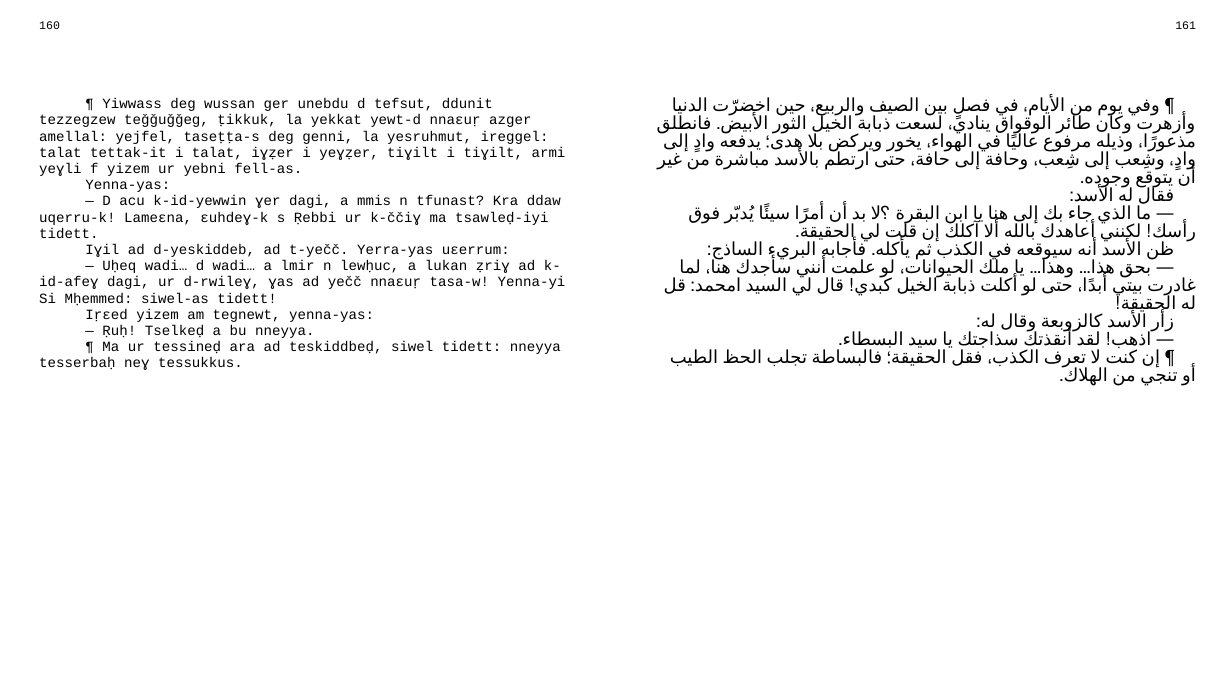
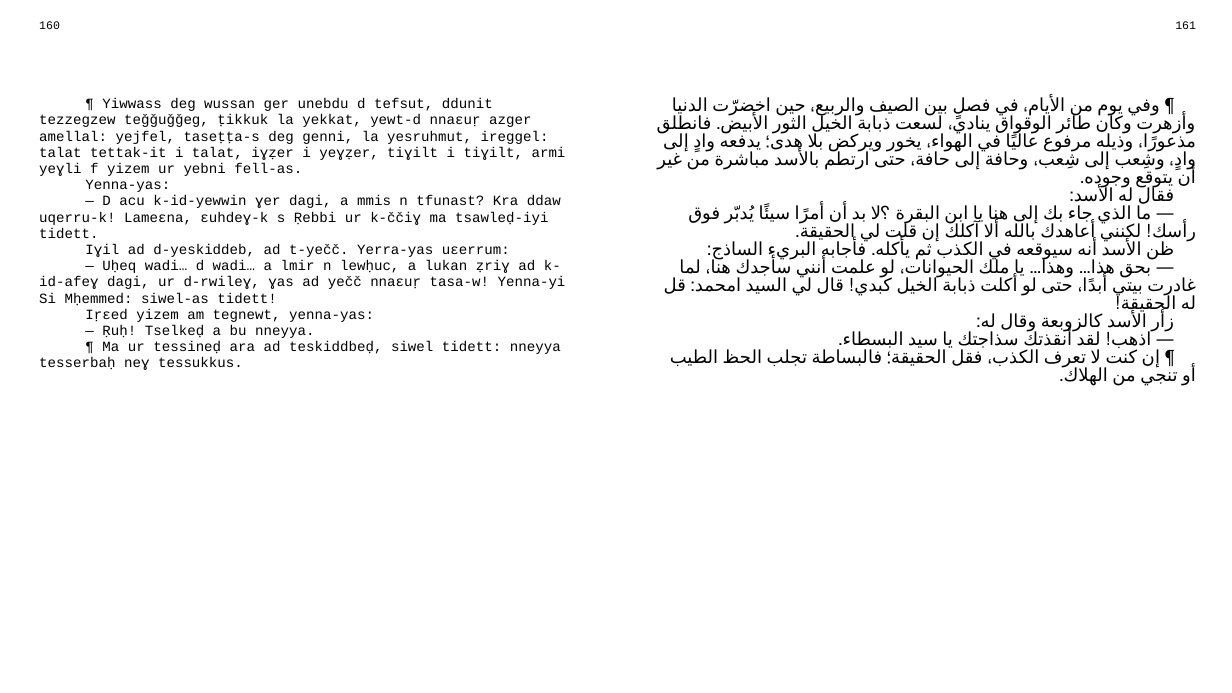
Before and after one commit to sferhah/tamacahut_n_wuccen, a slide deck: slide 79 of Uccen.ConsoleApp/Resources/pptx/uccen.arb.pptx. Drawn at 1232x693 pixels with LibreOffice and Linux fonts; fonts in the diff are those of the drawing. Boxes give left, top, right and bottom in pixels: in the first picture for what was removed or moved away, otherwise in the second. Text is boxed around its words. In the diff, an @@ line names an element or a change of style, - is before the commit and + after.

```diff
--- a/Uccen.ConsoleApp/Resources/pptx/uccen.arb.pptx
+++ b/Uccen.ConsoleApp/Resources/pptx/uccen.arb.pptx
@@ table at (30,15,1205,668) @@
-row 3, column 1: ¶ Yiwwass deg wussan ger unebdu d tefsut, ddunit tezzegzew teǧǧuǧǧeg, ṭikkuk, la yekkat yewt-d nnaɛuṛ azger amellal: yejfel, taseṭṭa-s deg genni, la yesruhmut, ireggel: talat tettak-it i talat, iɣẓer i yeɣẓer, tiɣilt i tiɣilt, armi yeɣli f yizem ur yebni fell-as. / Yenna-yas: / — D acu k-id-yewwin ɣer dagi, a mmis n tfunast? Kra ddaw uqerru-k! Lameɛna, ɛuhdeɣ-k s Ṛebbi ur k-ččiɣ ma tsawleḍ-iyi tidett. / Iɣil ad d-yeskiddeb, ad t-yečč. Yerra-yas uɛerrum: / — Uḥeq wadi… d wadi… a lmir n lewḥuc, a lukan ẓriɣ ad k-id-afeɣ dagi, ur d-rwileɣ, ɣas ad yečč nnaɛuṛ tasa-w! Yenna-yi Si Mḥemmed: siwel-as tidett! / Iṛɛed yizem am tegnewt, yenna-yas: / — Ṛuḥ! Tselkeḍ a bu nneyya. / ¶ Ma ur tessineḍ ara ad teskiddbeḍ, siwel tidett: nneyya tesserbaḥ neɣ tessukkus.
+row 3, column 1: ¶ Yiwwass deg wussan ger unebdu d tefsut, ddunit tezzegzew teǧǧuǧǧeg, ṭikkuk la yekkat, yewt-d nnaɛuṛ azger amellal: yejfel, taseṭṭa-s deg genni, la yesruhmut, ireggel: talat tettak-it i talat, iɣẓer i yeɣẓer, tiɣilt i tiɣilt, armi yeɣli f yizem ur yebni fell-as. / Yenna-yas: / — D acu k-id-yewwin ɣer dagi, a mmis n tfunast? Kra ddaw uqerru-k! Lameɛna, ɛuhdeɣ-k s Ṛebbi ur k-ččiɣ ma tsawleḍ-iyi tidett. / Iɣil ad d-yeskiddeb, ad t-yečč. Yerra-yas uɛerrum: / — Uḥeq wadi… d wadi… a lmir n lewḥuc, a lukan ẓriɣ ad k-id-afeɣ dagi, ur d-rwileɣ, ɣas ad yečč nnaɛuṛ tasa-w! Yenna-yi Si Mḥemmed: siwel-as tidett! / Iṛɛed yizem am tegnewt, yenna-yas: / — Ṛuḥ! Tselkeḍ a bu nneyya. / ¶ Ma ur tessineḍ ara ad teskiddbeḍ, siwel tidett: nneyya tesserbaḥ neɣ tessukkus.
```
Also in this commit, not shown: 6 other slides changed, 7 other files.
